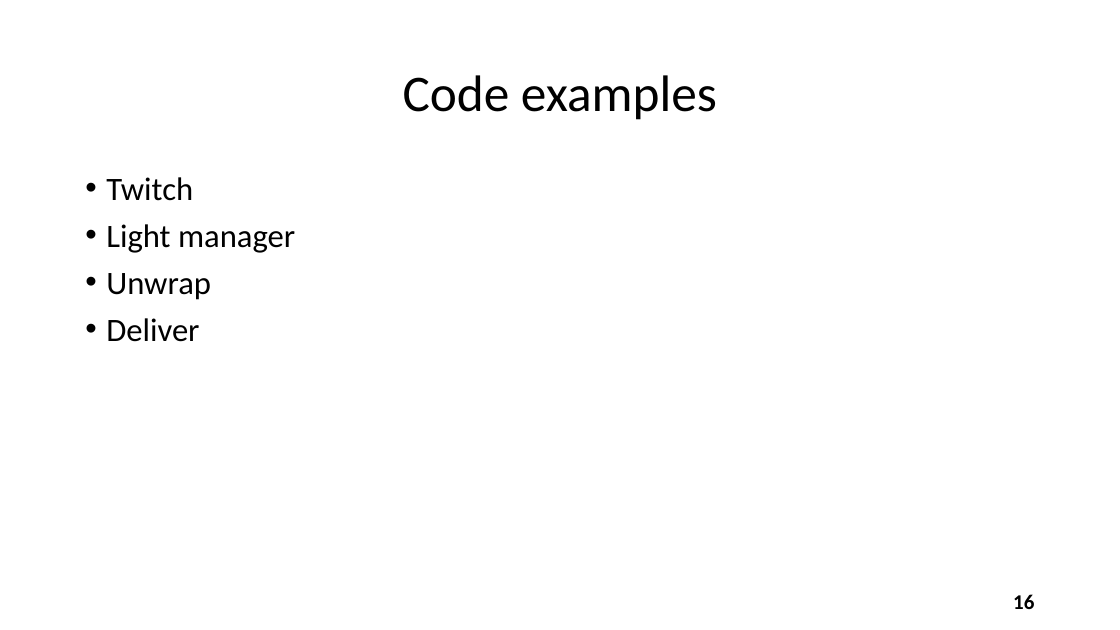
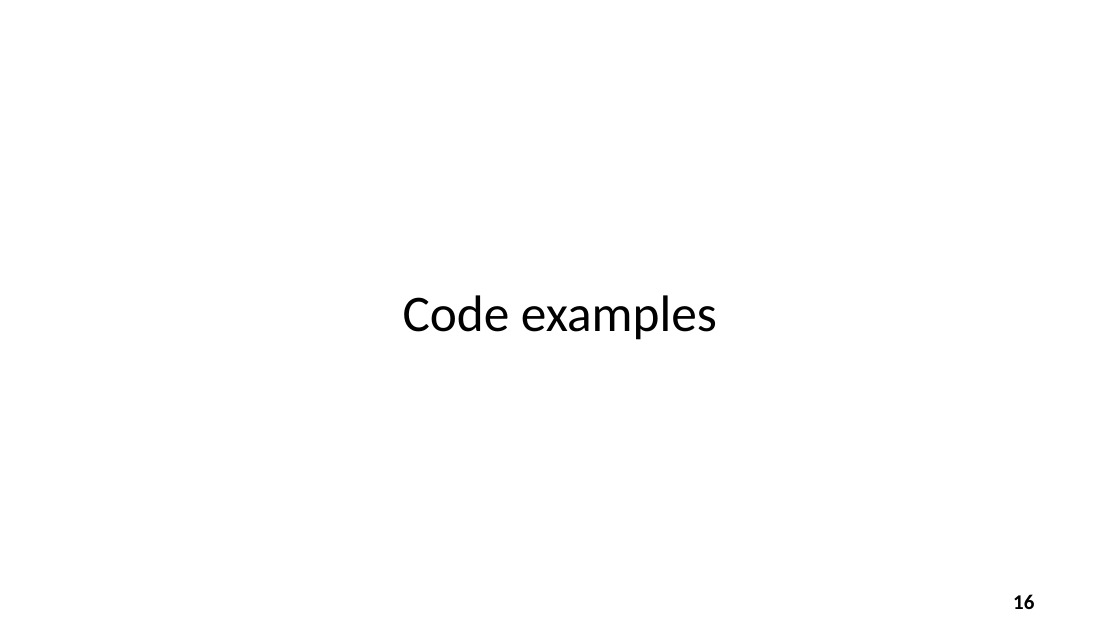
Before and after one commit to lukgav/ios-ar, a slide deck: slide 16 of projectPresentation/WatchOut Presentation.pptx. Drawn at 1120x630 pixels with LibreOffice and Linux fonts; fonts in the diff are those of the drawing. Boxes give left, top, right and bottom in pixels: in the first picture for what was removed or moved away, otherwise in the second. Text is boxed around its words. In the diff, an @@ line names an element or a change of style, - is before the commit and + after.

```diff
--- a/projectPresentation/WatchOut Presentation.pptx
+++ b/projectPresentation/WatchOut Presentation.pptx
@@ text removed at box(106, 177, 295, 342) @@
-• Twitch
-• Light manager
-• Unwrap
-• Deliver
@@ title "Code examples": place and size @@
-title "Code examples" at box(403, 75, 717, 120)
+title "Code examples" at box(403, 295, 717, 340)
```
Also in this commit, not shown: 3 other slides changed, 8 slides added.
